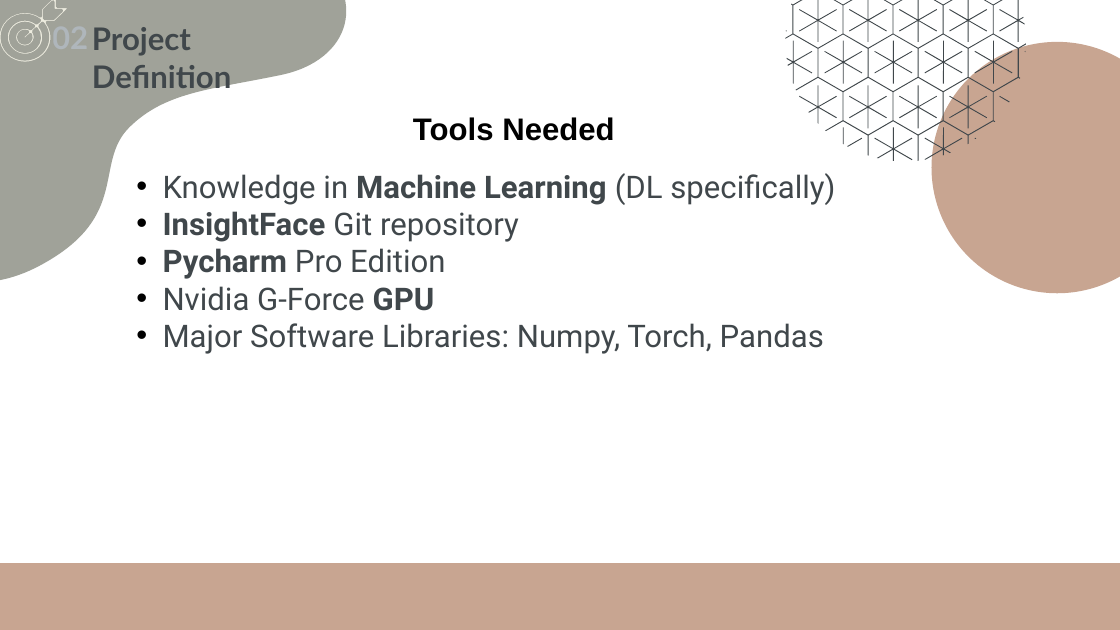
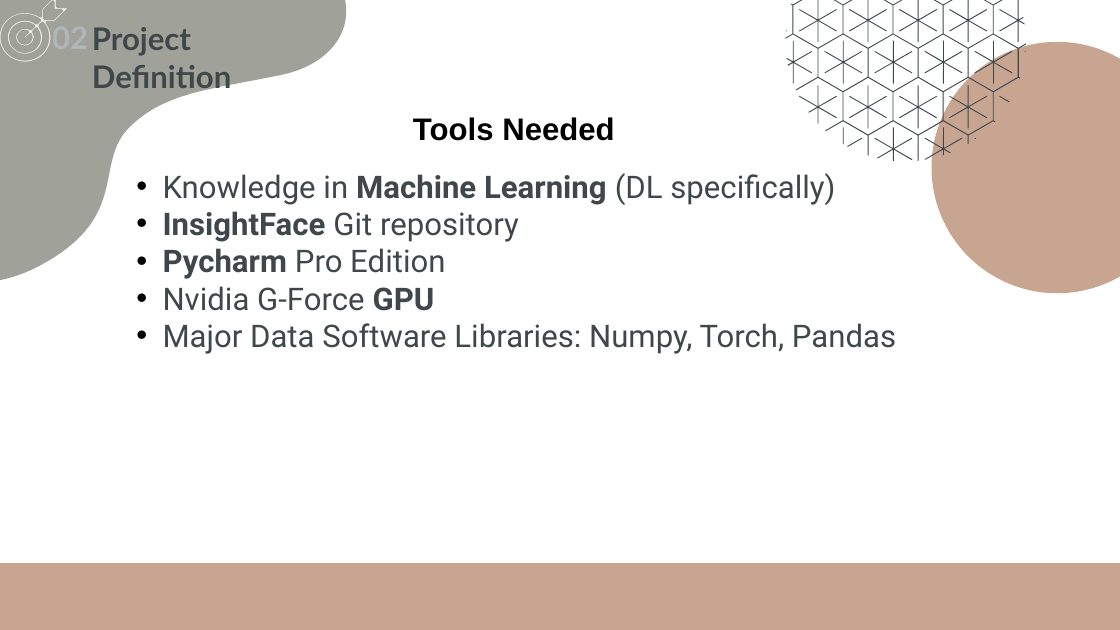
Before and after one commit to kariander1/FaceRecognition, a slide deck: slide 22 of Final Presentation.pptx. Drawn at 1120x630 pixels with LibreOffice and Linux fonts; fonts in the diff are those of the drawing. Boxes give left, top, right and bottom in pixels: in the first picture for what was removed or moved away, otherwise in the second. Text is boxed around its words. In the diff, an @@ line names an element or a change of style, - is before the commit and + after.

```diff
--- a/Final Presentation.pptx
+++ b/Final Presentation.pptx
@@ text at [163,323,896,354]: text changed @@
-• Major Software Libraries: Numpy, Torch, Pandas
+• Major Data Software Libraries: Numpy, Torch, Pandas
```
Also in this commit, not shown: 30 other slides changed, 4 slides added, 2 slides removed, 3 other files.
